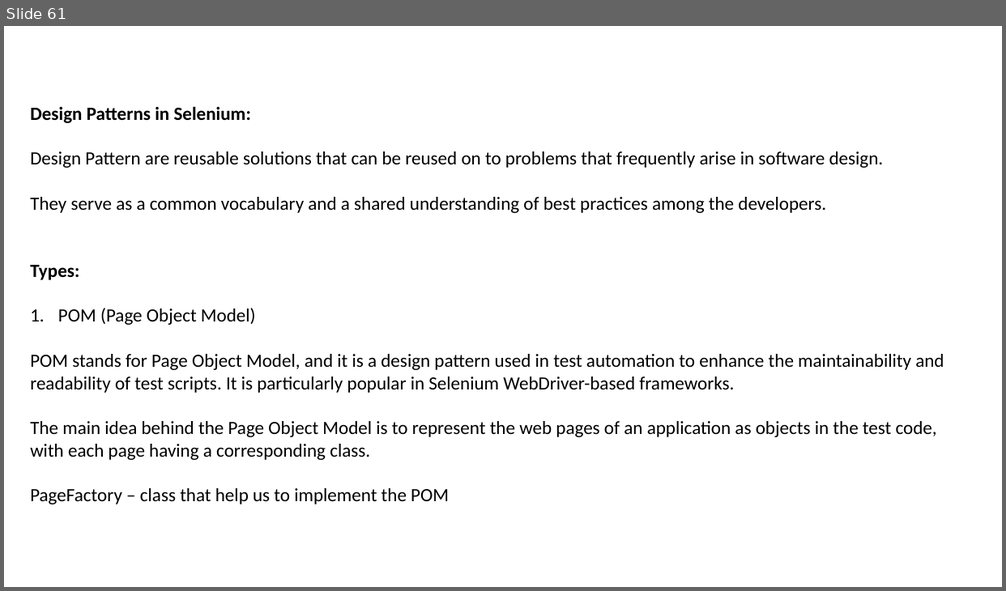
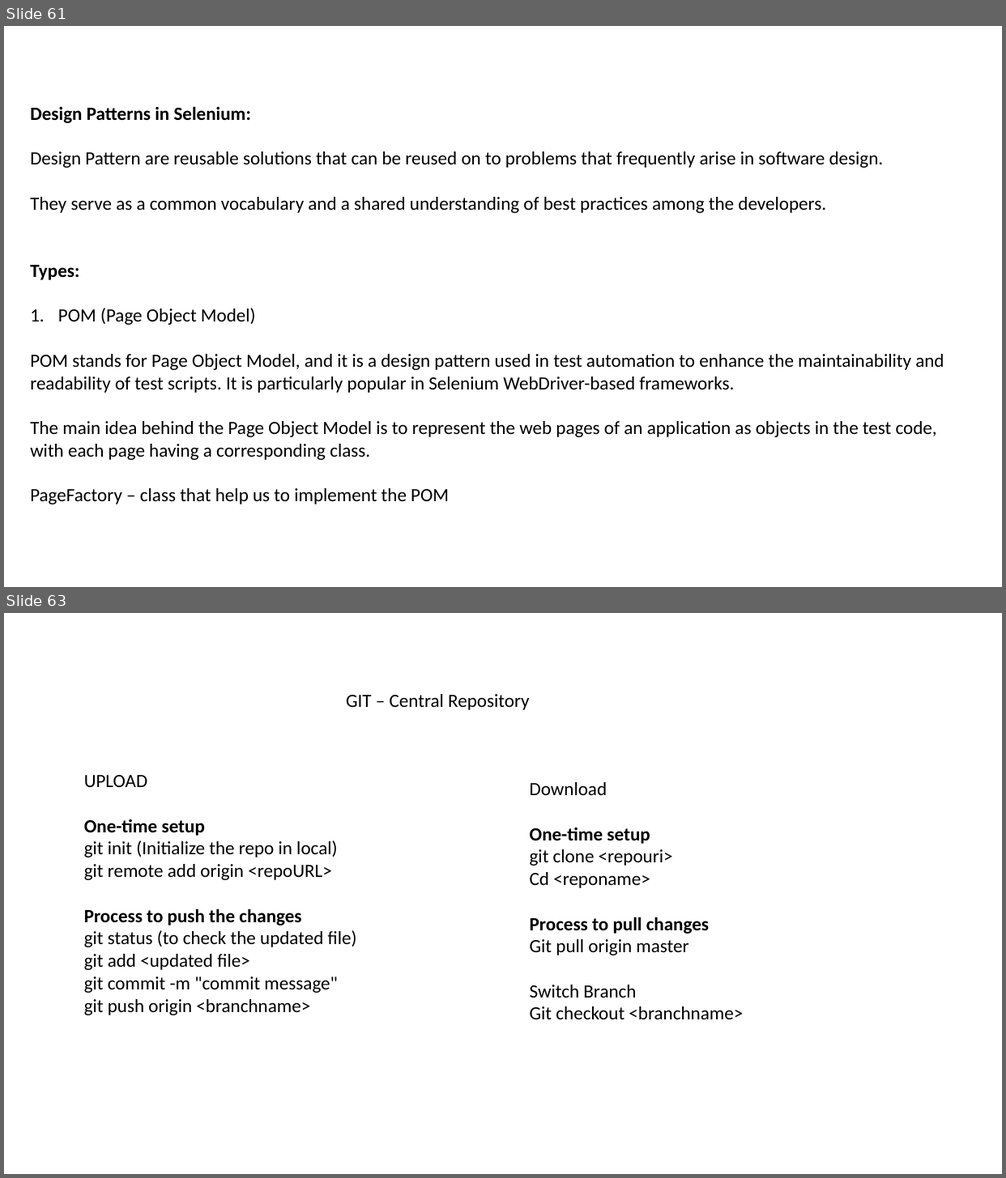
Before and after one commit to SoorajSundar1505/seleniumTraining, a slide deck: Selenium.pptx. Shown one above the other, each under a label of ours: slide 61 before the commit, slides 61 and 63 after it; the slides between them are not shown. The pictures are 1006x591 and 1006x1178 pixels, drawn with LibreOffice and Linux fonts; fonts in the diff are those of the drawing. Boxes give left, top, right and bottom in pixels: in the first picture for what was removed or moved away, otherwise in the second. Text is boxed around its words. In the diff, an @@ line names an element or a change of style, - is before the commit and + after.

```diff
--- a/Selenium.pptx
+++ b/Selenium.pptx
@@ slide 63 added at bbox=[4, 613, 1002, 1174], background #FFFFFF @@
@@ text added at bbox=[346, 694, 529, 710], 18 pt, text #000000 @@
+GIT – Central Repository
@@ text added at bbox=[84, 775, 357, 1016], 18 pt, text #000000 @@
+UPLOAD
+One-time setup
+git init (Initialize the repo in local)
+git remote add origin <repoURL>
+Process to push the changes
+git status (to check the updated file)
+git add <updated file>
+git commit -m "commit message"
+git push origin <branchname>
@@ text added at bbox=[530, 782, 743, 1020], 18 pt, text #000000 @@
+Download
+One-time setup
+git clone <repouri>
+Cd <reponame>
+Process to pull changes
+Git pull origin master
+Switch Branch
+Git checkout <branchname>
```
Also in this commit, not shown: 1 other slide added.
